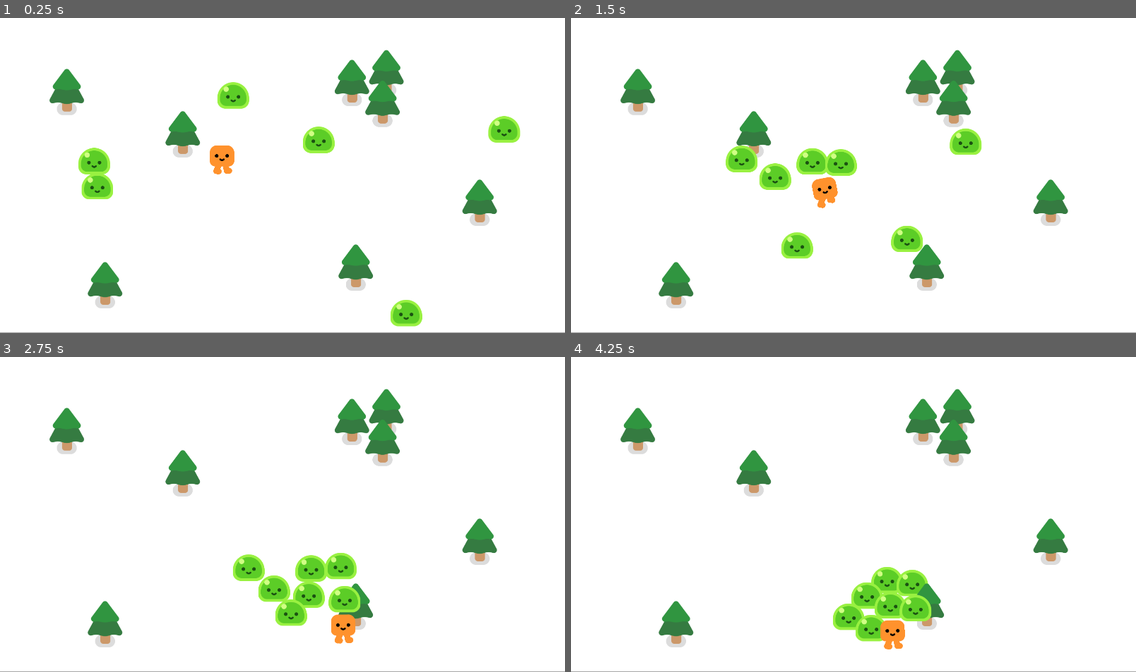
Above: before the commit, frames 1-4 (two rows, left to right).
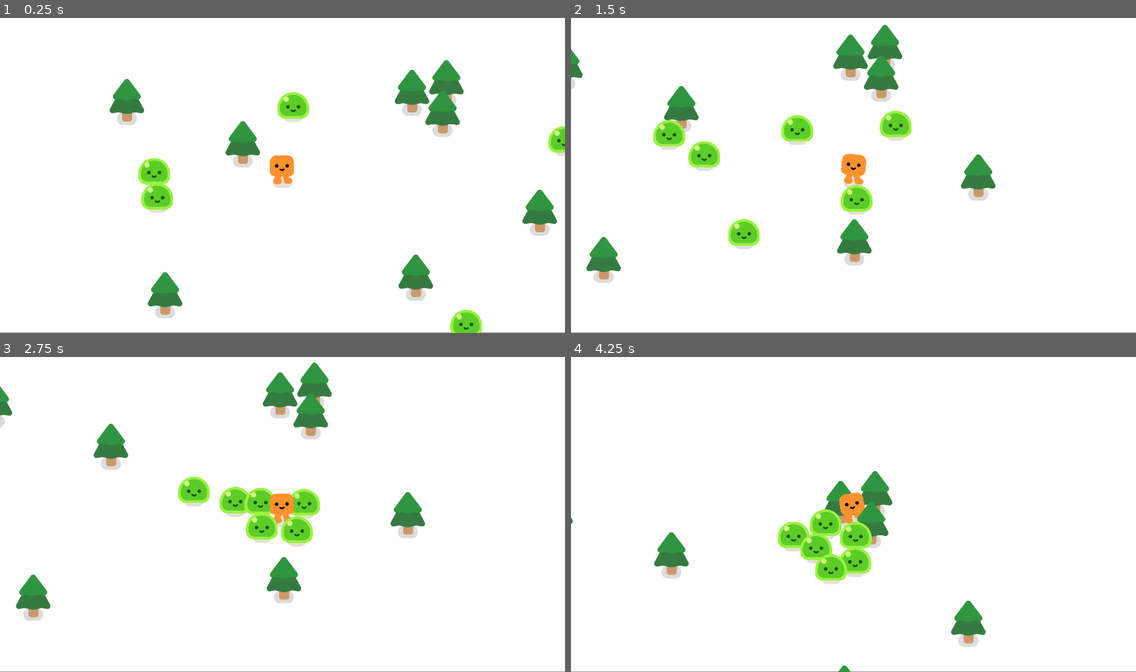
Above: after the commit, the same moments.

Repository: lucaschavxs/simple-bullet-heaven
Game: Godot game, scene res://game.tscn
Same seed, same stepped clock (60 frames per second), same inputs: the game is played once before the commit and once after it. Before the commit the project has no main scene; this scene is started directly in both runs.
Inputs:
- Up to frame 1 (0.25 s): no input
- Up to frame 2 (1.5 s): hold D (move_right) 0.53-1.28 s; hold S (move_down) from 1.28 s (still down)
- Up to frame 3 (2.75 s): release S (move_down) at 2.03 s; hold D (move_right) from 2.03 s (still down)
- Up to frame 4 (4.25 s): release D (move_right) at 2.78 s; hold W (move_up) 2.78-3.53 s; hold A (move_left) from 3.53 s (still down)

The runs differ from the first frame. In frame 1, 14% of the frame differs, in the area x 8-100%, y 10-100%; in frame 2, 14%, in the area x 0-88%, y 2-93%; in frame 3, 14%; in frame 4, 12%.

Commit message:
feat: add camera to make the view follow the player
Added a Camera2D to the player so the game window now follows them as they move around the environment. This updates the view dynamically, allowing for better navigation around the map and a clearer view of incoming mobs.

Diff:
--- a/game.tscn
+++ b/game.tscn
@@ -7,7 +7,10 @@
 [node name="Game" type="Node2D" unique_id=1421342929]
 y_sort_enabled = true
 
-[node name="ColorRect" type="ColorRect" parent="." unique_id=375886563]
+[node name="CanvasLayer" type="CanvasLayer" parent="." unique_id=956301118]
+layer = -1
+
+[node name="ColorRect" type="ColorRect" parent="CanvasLayer" unique_id=375886563]
 offset_right = 1928.0
 offset_bottom = 1079.0
 
@@ -41,9 +44,6 @@
 [node name="Mob" parent="." unique_id=1882136866 instance=ExtResource("3_feb5d")]
 position = Vector2(806, 233)
 
-[node name="Mob2" parent="." unique_id=1275766527 instance=ExtResource("3_feb5d")]
-position = Vector2(1157, 447)
-
 [node name="Mob3" parent="." unique_id=852533019 instance=ExtResource("3_feb5d")]
 position = Vector2(218, 549)
 
--- a/player.tscn
+++ b/player.tscn
@@ -7,7 +7,7 @@
 radius = 31.0
 height = 106.0
 
-[node name="CharacterBody2D" type="CharacterBody2D" unique_id=500776604]
+[node name="Player" type="CharacterBody2D" unique_id=500776604]
 script = ExtResource("1_onrkg")
 
 [node name="HappyBoo" parent="." unique_id=1091727253 instance=ExtResource("2_i3pqv")]
@@ -16,3 +16,5 @@
 [node name="CollisionShape2D" type="CollisionShape2D" parent="." unique_id=775851640]
 position = Vector2(-1, -16)
 shape = SubResource("CapsuleShape2D_hqtel")
+
+[node name="Camera2D" type="Camera2D" parent="." unique_id=2110486382]
--- a/project.godot
+++ b/project.godot
@@ -75,6 +75,7 @@
 [application]
 
 config/name="VampireSurvivors-GDQuest"
+run/main_scene="uid://dsje7isxh8ouc"
 config/features=PackedStringArray("4.6", "Forward Plus")
 config/icon="res://icon.png"
 
